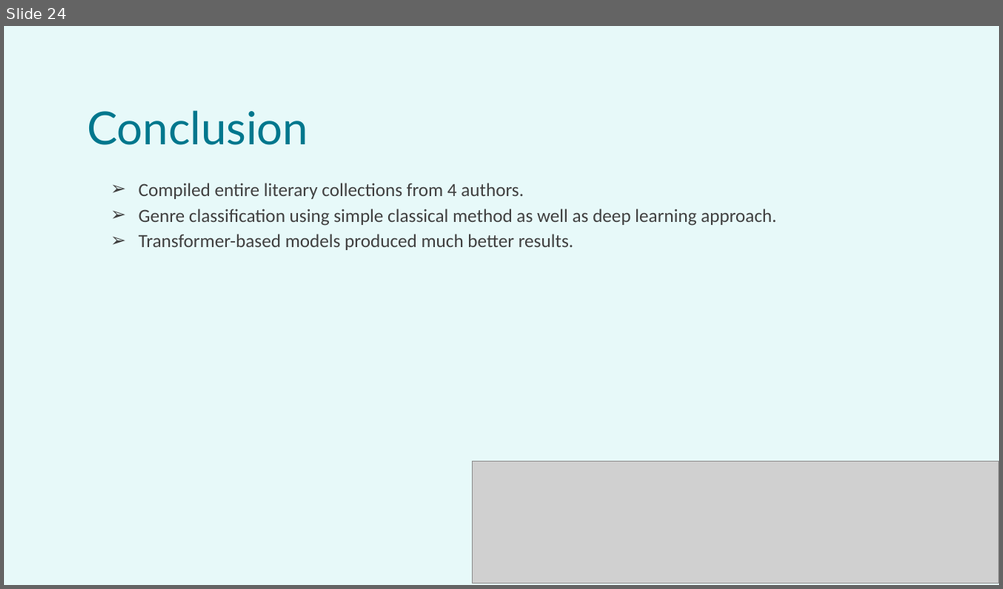
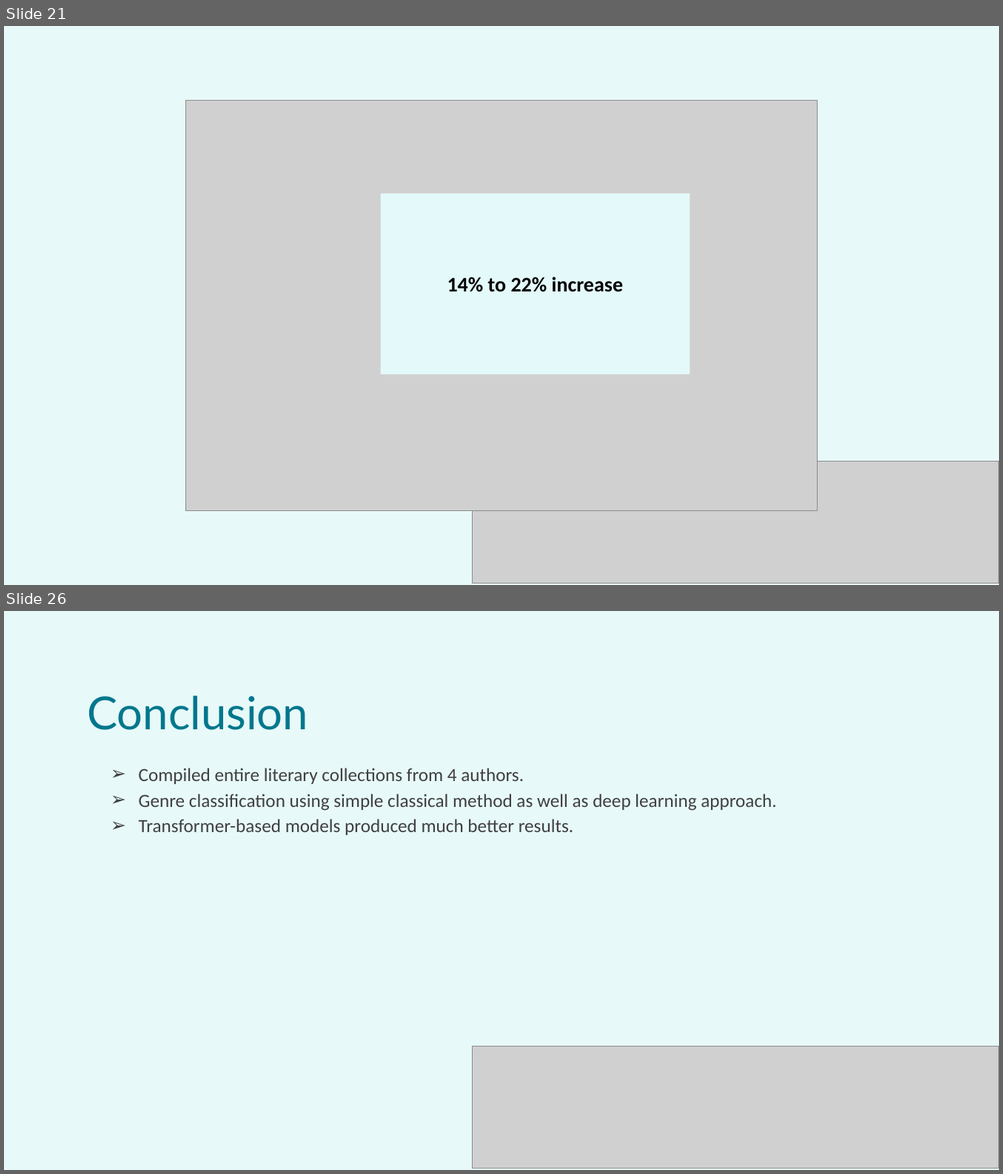
Before and after one commit to aag13/cse713, a slide deck: submission6/CSE713_Group 12_Submission 6.pptx. Shown one above the other, each under a label of ours: slide 24 before the commit, slides 21 and 26 after it; the slides between them are not shown. The pictures are 1003x589 and 1003x1174 pixels, drawn with LibreOffice and Linux fonts; fonts in the diff are those of the drawing; grey boxes stand for pictures. Boxes give left, top, right and bottom in pixels: in the first picture for what was removed or moved away, otherwise in the second. Text is boxed around its words. In the diff, an @@ line names an element or a change of style, - is before the commit and + after.

```diff
--- a/submission6/CSE713_Group 12_Submission 6.pptx
+++ b/submission6/CSE713_Group 12_Submission 6.pptx
@@ slide 21 added at [4,26,999,585], background #E4F9F9 at 88% opacity @@
@@ picture added at [186,101,817,511] @@
@@ rectangle added at [381,194,691,375], fill #E4F9F9, 20 pt, text #000000, bold @@
+14% to 22% increase
@@ picture added at [472,461,999,583] @@
@@ what was slide 24 is now slide 26 @@
```
Also in this commit, not shown: 11 slides changed, 3 other slides added, 1 slide removed, 1 other file.
